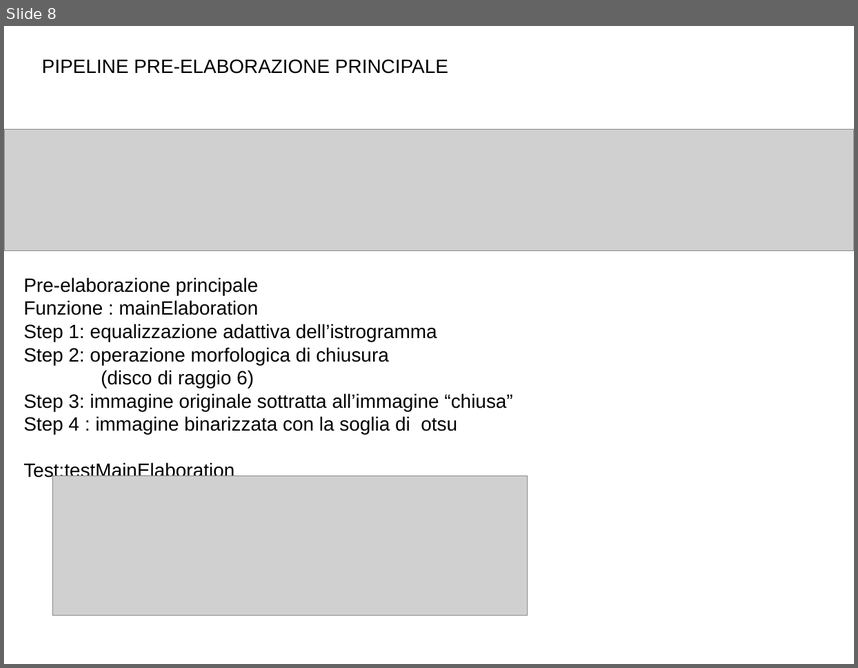
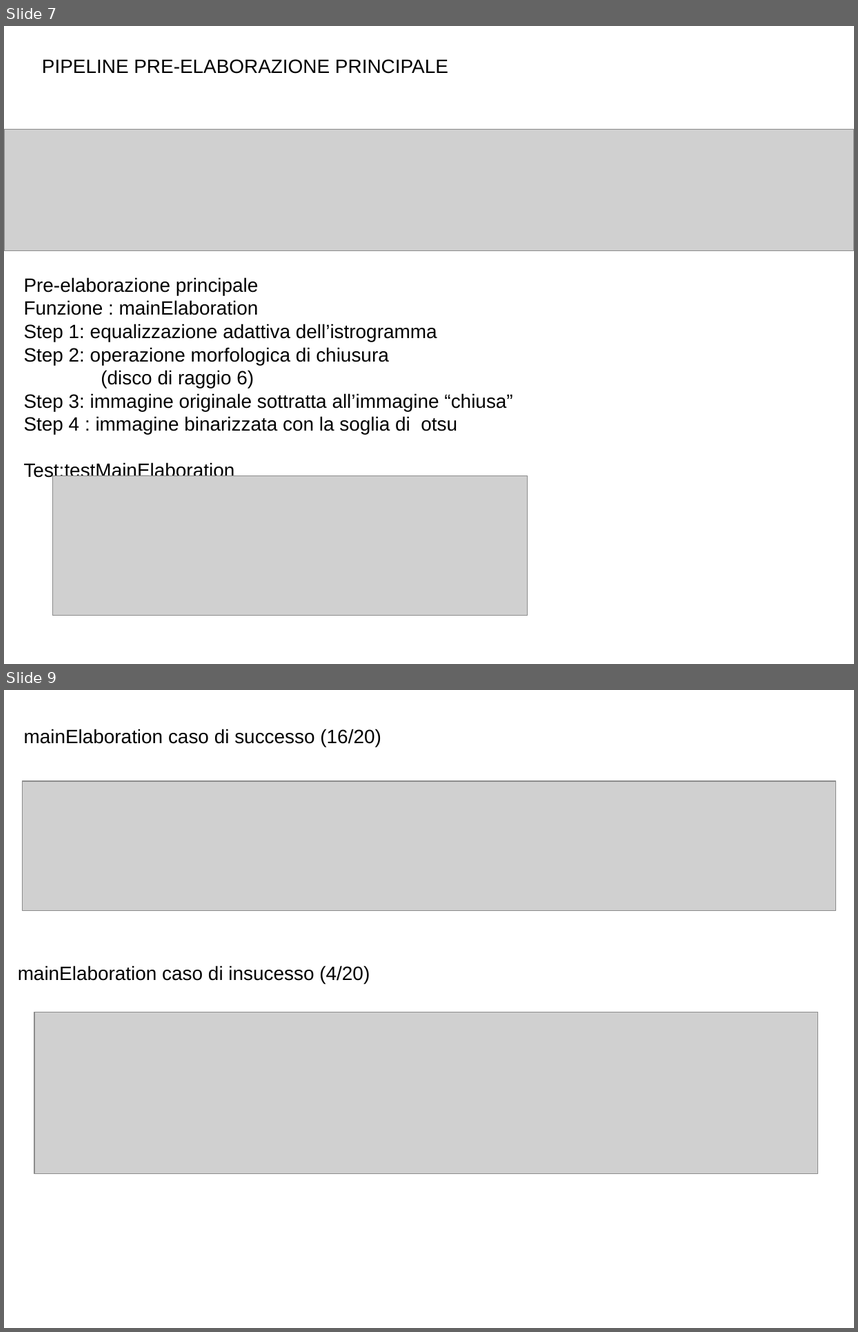
Before and after one commit to pietroparini2/chessProject, a slide deck: relazioneProgettoEI/presentazione.odp. Shown one above the other, each under a label of ours: slide 8 before the commit, slides 7 and 9 after it; the slides between them are not shown. The pictures are 858x668 and 858x1332 pixels, drawn with LibreOffice and Linux fonts; fonts in the diff are those of the drawing; grey boxes stand for pictures. Boxes give left, top, right and bottom in pixels: in the first picture for what was removed or moved away, otherwise in the second. Text is boxed around its words. In the diff, an @@ line names an element or a change of style, - is before the commit and + after.

```diff
--- a/relazioneProgettoEI/presentazione.odp
+++ b/relazioneProgettoEI/presentazione.odp
@@ slide 9 added at [4, 690, 854, 1328], background #FFFFFF @@
@@ text added at [24, 729, 381, 747], 18 pt, text #000000 @@
+mainElaboration caso di successo (16/20)
@@ picture added at [23, 781, 836, 911] @@
@@ text added at [18, 965, 370, 983], 18 pt, text #000000 @@
+mainElaboration caso di insucesso (4/20)
@@ picture added at [34, 1012, 818, 1173] @@
@@ what was slide 8 is now slide 7 @@
```
Also in this commit, not shown: 1 slide changed, 4 other slides added, 1 slide removed, 4 other files.
